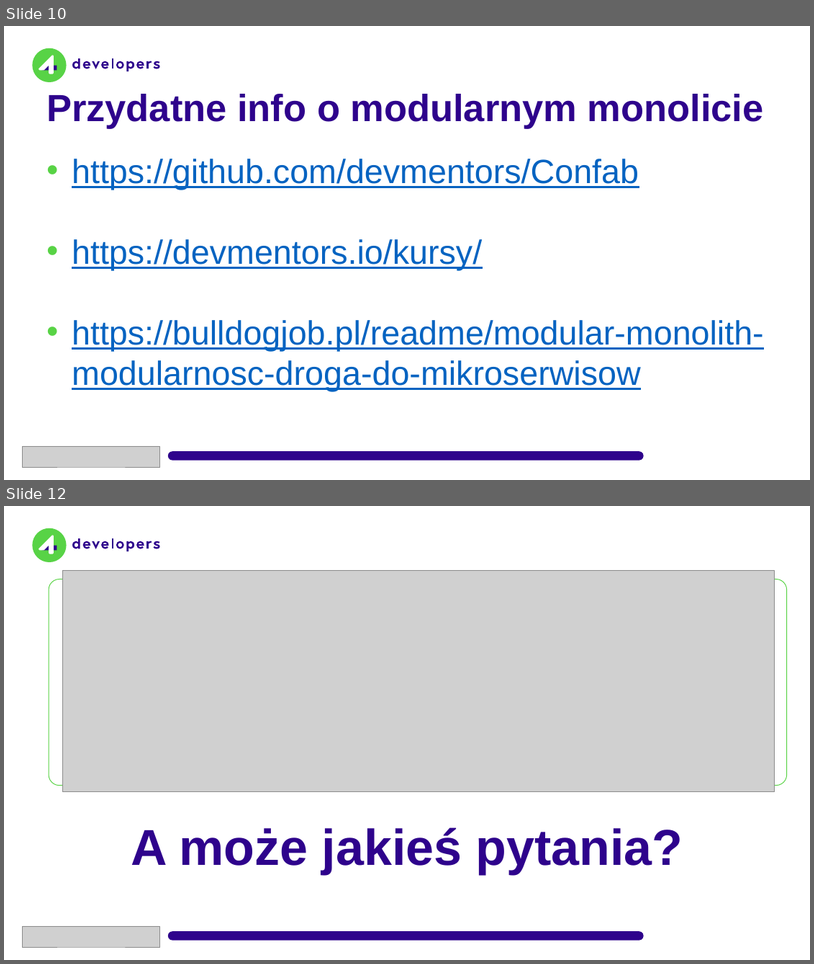
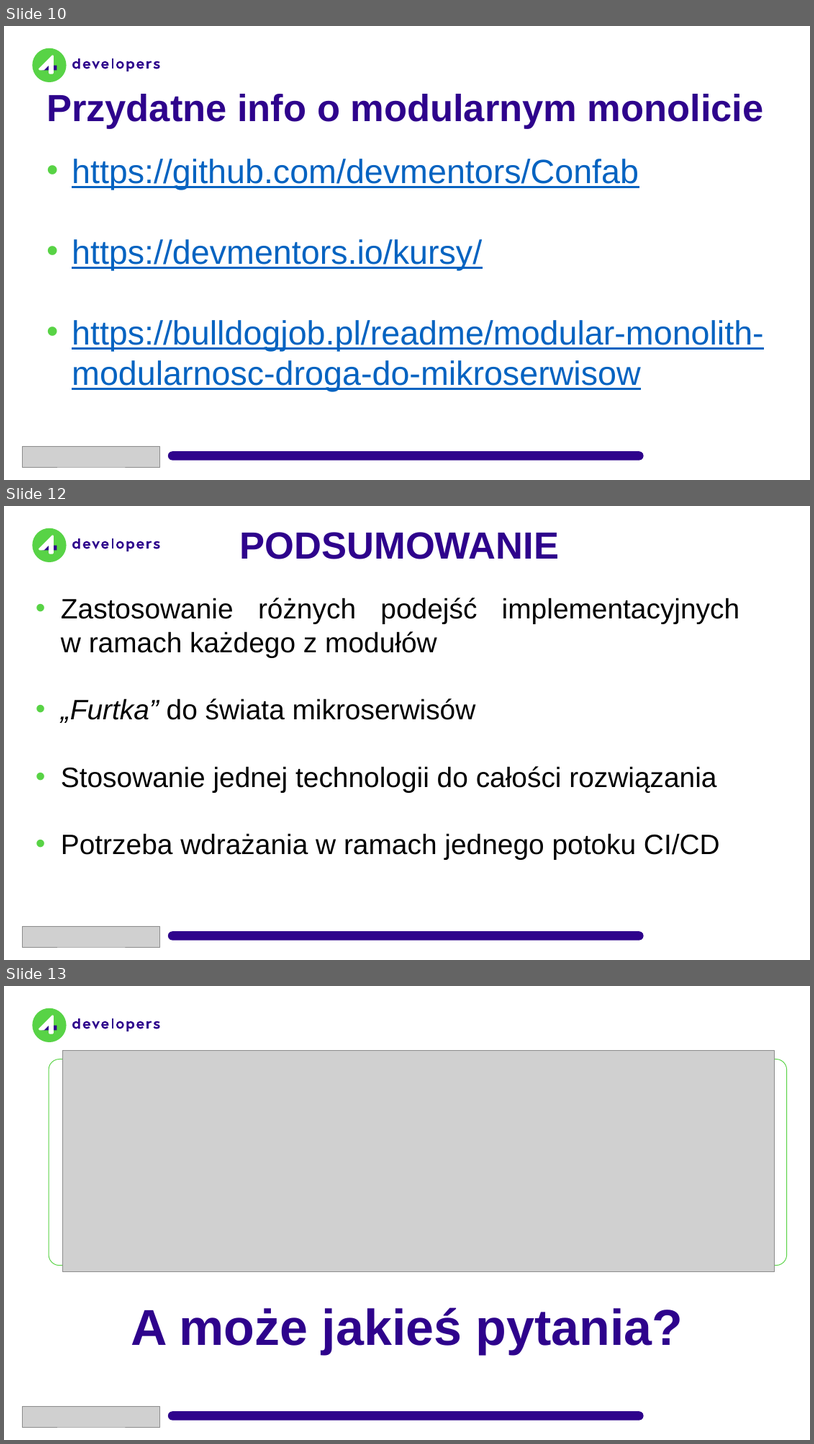
Before and after one commit to kamil-wysocki/4dev2024, a slide deck: 4Developers 2024.pptx. Shown one above the other, each under a label of ours: slides 10 and 12 before the commit, slides 10, 12 and 13 after it; the slides between them are not shown. The pictures are 814x964 and 814x1444 pixels, drawn with LibreOffice and Linux fonts; fonts in the diff are those of the drawing; grey boxes stand for pictures; background and template pictures are left out. Boxes give left, top, right and bottom in pixels: in the first picture for what was removed or moved away, otherwise in the second. Text is boxed around its words. In the diff, an @@ line names an element or a change of style, - is before the commit and + after.

```diff
--- a/4Developers 2024.pptx
+++ b/4Developers 2024.pptx
@@ slide 12 added at (4, 506, 810, 960), background #FFFFFF; not listed: 14 template elements that a slide beside it also shows @@
@@ text added at (240, 532, 559, 559), 54 pt, text #2E038C, bold @@
+PODSUMOWANIE
@@ text added at (61, 597, 740, 859), 40 pt, text #000000 @@
+• Zastosowanie różnych podejść implementacyjnych
+  w ramach każdego z modułów
+• „Furtka” do świata mikroserwisów
+• Stosowanie jednej technologii do całości rozwiązania
+• Potrzeba wdrażania w ramach jednego potoku CI/CD
@@ picture added at (23, 926, 160, 947) @@
@@ what was slide 12 is now slide 13 @@
```
Also in this commit, not shown: 1 slide changed.
